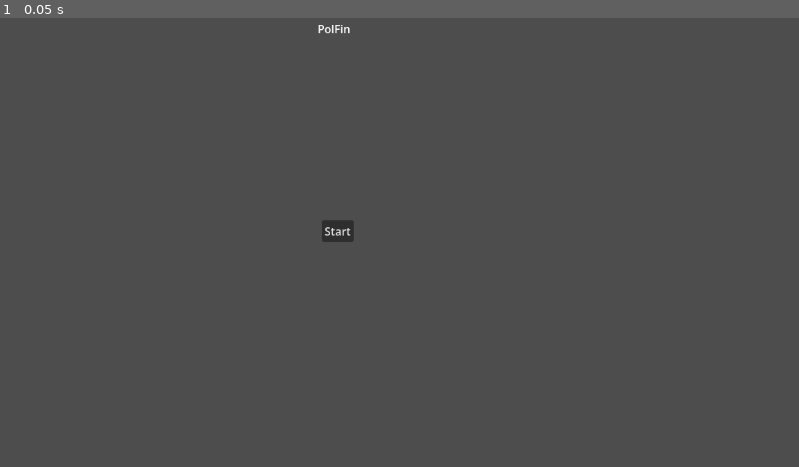
Above: before the commit, frame 1.
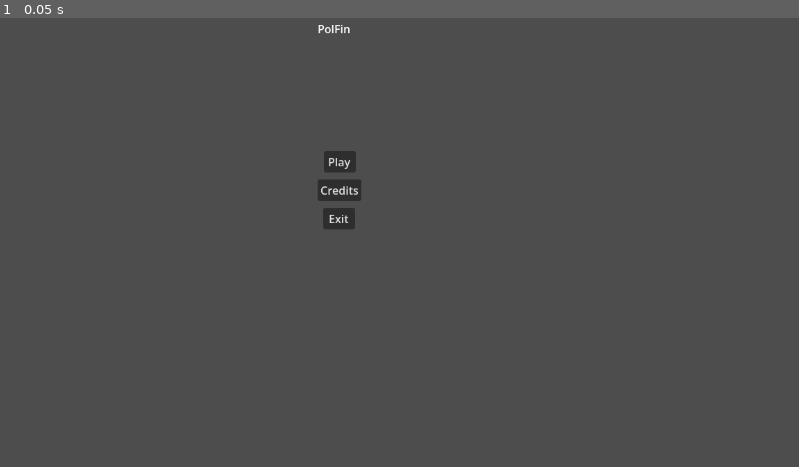
Above: after the commit, the same moment.

Repository: Orozon64/The-Sauna-Pact
Game: Godot game, scene res://scenes/main_menu.tscn
Same seed, same stepped clock (60 frames per second), same inputs: the game is played once before the commit and once after it. Before the commit the project has no main scene; this scene is started directly in both runs.
Inputs:
- Up to frame 1 (0.05 s): no input

The runs differ from the first frame. In frame 1, 0.6% of the frame differs, in the area x 39-46%, y 29-50%.

Commit message:
added some basic scripts and scenes

Diff:
--- a/project.godot
+++ b/project.godot
@@ -11,6 +11,7 @@
 [application]
 
 config/name="PolFin"
+run/main_scene="uid://c27yit4hxgc"
 config/features=PackedStringArray("4.6", "GL Compatibility")
 config/icon="res://images/icon.svg"
 
--- /dev/null
+++ b/scenes/collectible.tscn
@@ -0,0 +1,12 @@
+[gd_scene format=3 uid="uid://dlfy0rk8wqcnk"]
+
+[ext_resource type="Script" uid="uid://miaagsuefkm0" path="res://scripts/collectible.gd" id="1_bkg8t"]
+
+[node name="Area2D" type="Area2D" unique_id=1132617830]
+script = ExtResource("1_bkg8t")
+
+[node name="CollisionShape2D" type="CollisionShape2D" parent="." unique_id=218192729]
+
+[node name="AnimatedSprite2D" type="AnimatedSprite2D" parent="." unique_id=678316695]
+
+[connection signal="area_entered" from="." to="." method="_on_area_entered"]
--- a/scenes/main_menu.tscn
+++ b/scenes/main_menu.tscn
@@ -9,9 +9,24 @@
 offset_bottom = 27.0
 text = "PolFin"
 
-[node name="Button" type="Button" parent="." unique_id=499547656]
-offset_left = 464.0
-offset_top = 292.0
-offset_right = 510.0
-offset_bottom = 323.0
-text = "Start"
+[node name="PlayButton" type="Button" parent="." unique_id=499547656]
+offset_left = 467.0
+offset_top = 192.0
+offset_right = 513.0
+offset_bottom = 223.0
+text = "Play"
+
+[node name="ExitButton" type="Button" parent="." unique_id=1445523334]
+offset_left = 466.0
+offset_top = 274.0
+offset_right = 512.0
+offset_bottom = 305.0
+text = "Exit
+"
+
+[node name="CreditsButton" type="Button" parent="." unique_id=316586183]
+offset_left = 458.0
+offset_top = 233.0
+offset_right = 521.0
+offset_bottom = 264.0
+text = "Credits"
--- /dev/null
+++ b/scenes/player_avatar.tscn
@@ -0,0 +1,10 @@
+[gd_scene format=3 uid="uid://6bilw8itvr8c"]
+
+[ext_resource type="Script" uid="uid://hyvblkp4088n" path="res://scripts/player.gd" id="1_2jrkl"]
+
+[node name="Area2D" type="Area2D" unique_id=1757750210]
+script = ExtResource("1_2jrkl")
+
+[node name="CollisionShape2D" type="CollisionShape2D" parent="." unique_id=118586435]
+
+[node name="AnimatedSprite2D" type="AnimatedSprite2D" parent="." unique_id=276491256]
--- /dev/null
+++ b/scenes/polish_map.tscn
@@ -0,0 +1,10 @@
+[gd_scene format=3 uid="uid://drfp5ogs3t2nq"]
+
+[ext_resource type="PackedScene" uid="uid://dlfy0rk8wqcnk" path="res://scenes/collectible.tscn" id="1_qonml"]
+[ext_resource type="PackedScene" uid="uid://6bilw8itvr8c" path="res://scenes/player_avatar.tscn" id="2_g2vl7"]
+
+[node name="Node2D" type="Node2D" unique_id=1428940587]
+
+[node name="Towel" parent="." unique_id=1132617830 instance=ExtResource("1_qonml")]
+
+[node name="PolishPlayer" parent="." unique_id=1757750210 instance=ExtResource("2_g2vl7")]
--- /dev/null
+++ b/scripts/collectible.gd
@@ -0,0 +1,17 @@
+extends Area2D
+signal picked_up
+
+# Called when the node enters the scene tree for the first time.
+func _ready() -> void:
+	pass # Replace with function body.
+
+
+# Called every frame. 'delta' is the elapsed time since the previous frame.
+func _process(delta: float) -> void:
+	pass
+
+
+func _on_area_entered(area: Area2D) -> void:
+	hide()
+	picked_up.emit()
+	$CollisionShape2D.set_deferred("disabled", true)
--- /dev/null
+++ b/scripts/player.gd
@@ -0,0 +1,15 @@
+extends Area2D
+var inventory = [] #an array of objects of the collectible class
+
+# Called when the node enters the scene tree for the first time.
+func _ready() -> void:
+	pass # Replace with function body.
+
+
+# Called every frame. 'delta' is the elapsed time since the previous frame.
+func _process(delta: float) -> void:
+	pass
+
+
+func _on_towel_picked_up() -> void:
+	inventory.push_back("towel")
Not shown, added: scripts/collectible.gd.uid
Not shown, added: scripts/player.gd.uid
